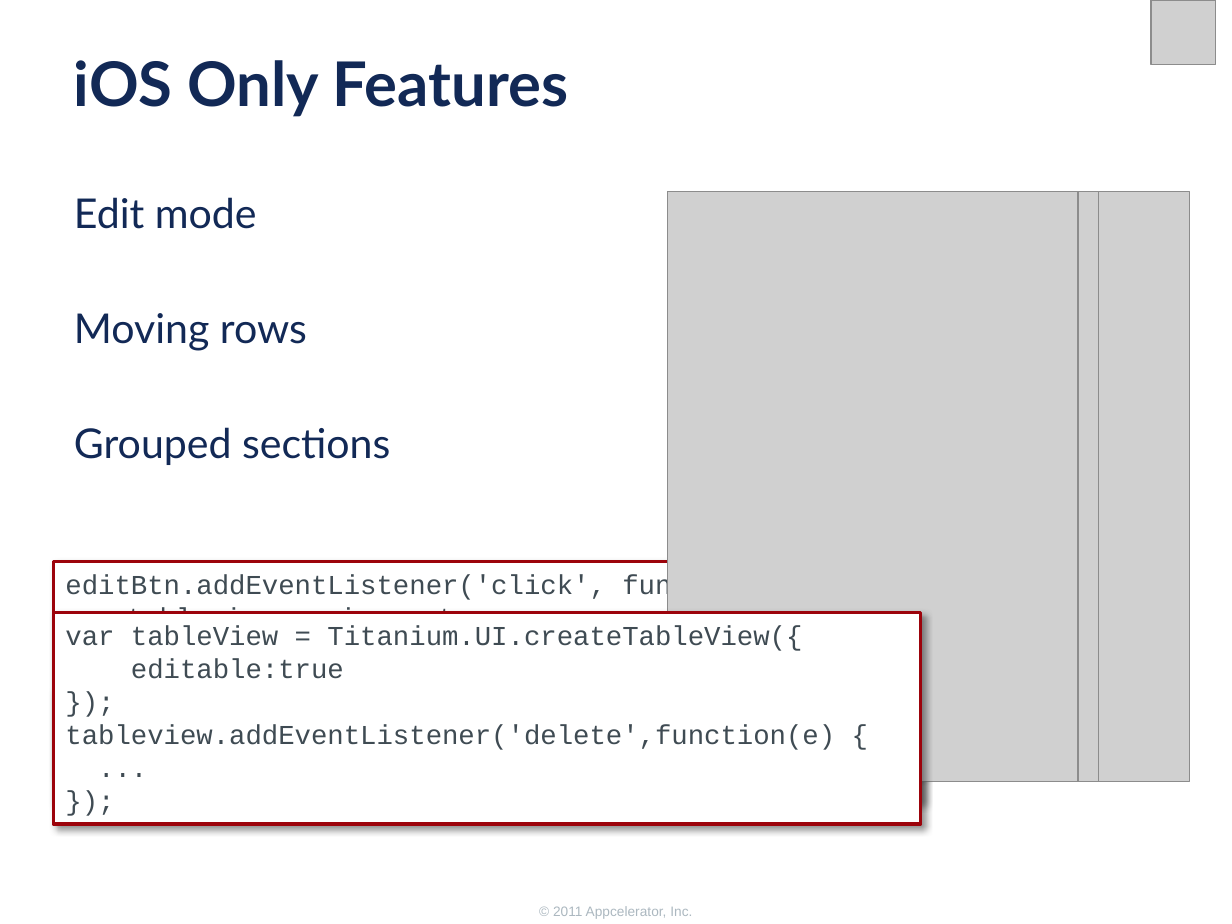
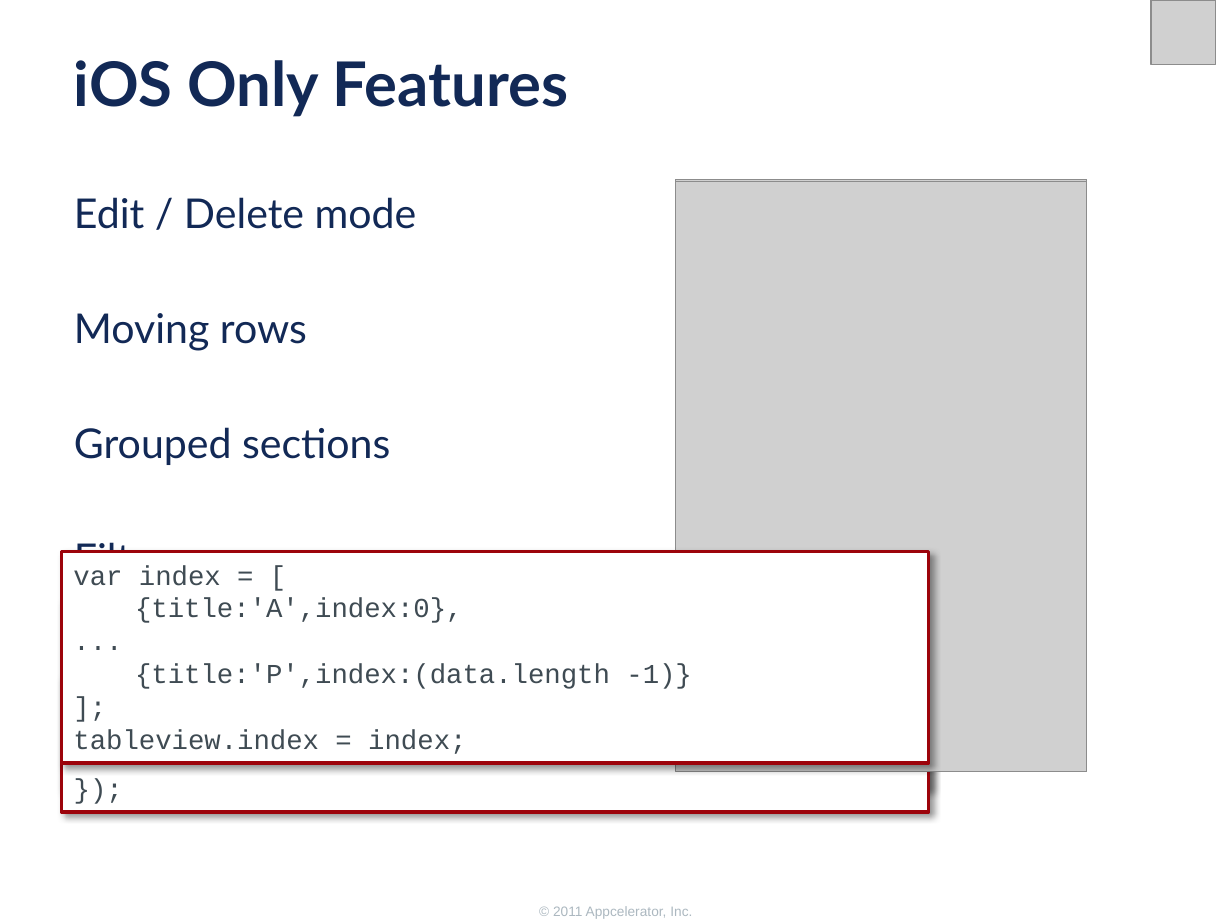
Before and after one commit to appcelerator-forks/appcelerator-training.tcmd_certification, a slide deck: slide 13 of 345/345.pptx. Drawn at 1232x924 pixels with LibreOffice and Linux fonts; fonts in the diff are those of the drawing; grey boxes stand for pictures; background and template pictures are left out. Boxes give left, top, right and bottom in pixels: in the first picture for what was removed or moved away, otherwise in the second. Text is boxed around its words. In the diff, an @@ line names an element or a change of style, - is before the commit and + after.

```diff
--- a/345/345.pptx
+++ b/345/345.pptx
@@ picture: place and size @@
-picture at bbox=[668, 191, 1078, 781]
+picture at bbox=[675, 179, 1085, 769]
@@ picture: place and size @@
-picture at bbox=[779, 191, 1189, 781]
+picture at bbox=[676, 179, 1087, 769]
@@ text at bbox=[74, 197, 417, 229]: text changed @@
-Edit mode
+Edit / Delete mode
@@ picture added at bbox=[675, 181, 1085, 771] @@
@@ picture: place and size @@
-picture at bbox=[687, 191, 1098, 781]
+picture at bbox=[676, 181, 1087, 771]
@@ rectangle removed at bbox=[53, 562, 920, 774] @@
-editBtn.addEventListener('click', function() {
-tableview.moving = true;
-});
-tableview.addEventListener('move',function(e) {
-...
-});
@@ rectangle added at bbox=[62, 552, 929, 764], fill #FFFFFF, outline #9C030B 2 pt, 16 pt, text #3F4B53 @@
+var index = [
+{title:'A',index:0},
+...
+{title:'P',index:(data.length -1)}
+];
+tableview.index = index;
@@ text at bbox=[74, 542, 186, 581]: paragraph added @@
+Filters
@@ rectangle "var tableView = Titanium.UI.createTableView({": place and size @@
-rectangle "var tableView = Titanium.UI.createTableView({" at bbox=[53, 612, 920, 824]
+rectangle "var tableView = Titanium.UI.createTableView({" at bbox=[62, 600, 929, 812]
@@ rectangle "var tableView = Titanium.UI.createTableView({": place and size @@
-rectangle "var tableView = Titanium.UI.createTableView({" at bbox=[53, 689, 920, 801]
+rectangle "var tableView = Titanium.UI.createTableView({" at bbox=[62, 676, 929, 788]
```
Also in this commit, not shown: 8 other slides changed, 2 slides removed, 1 other file.
